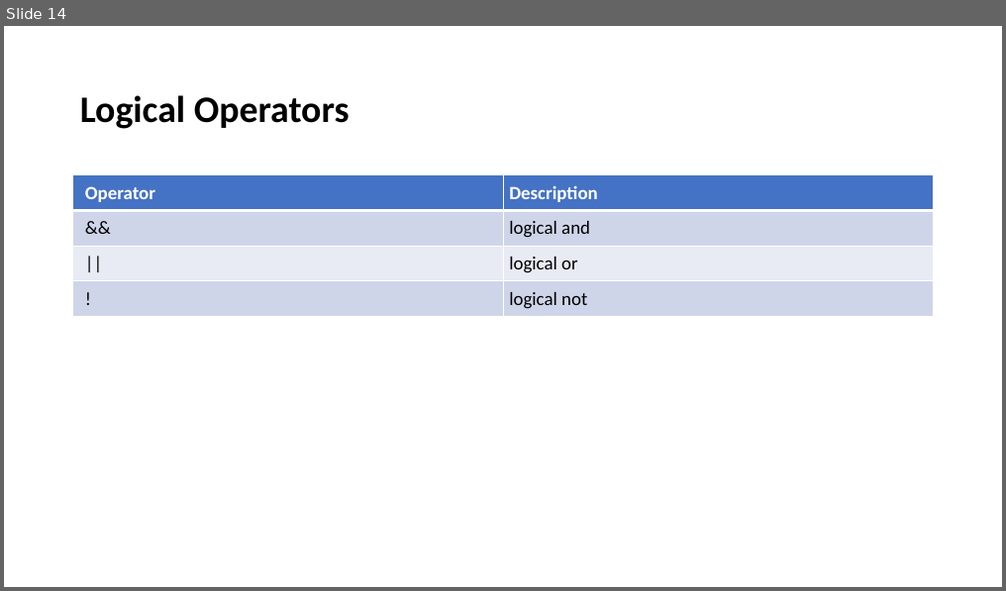
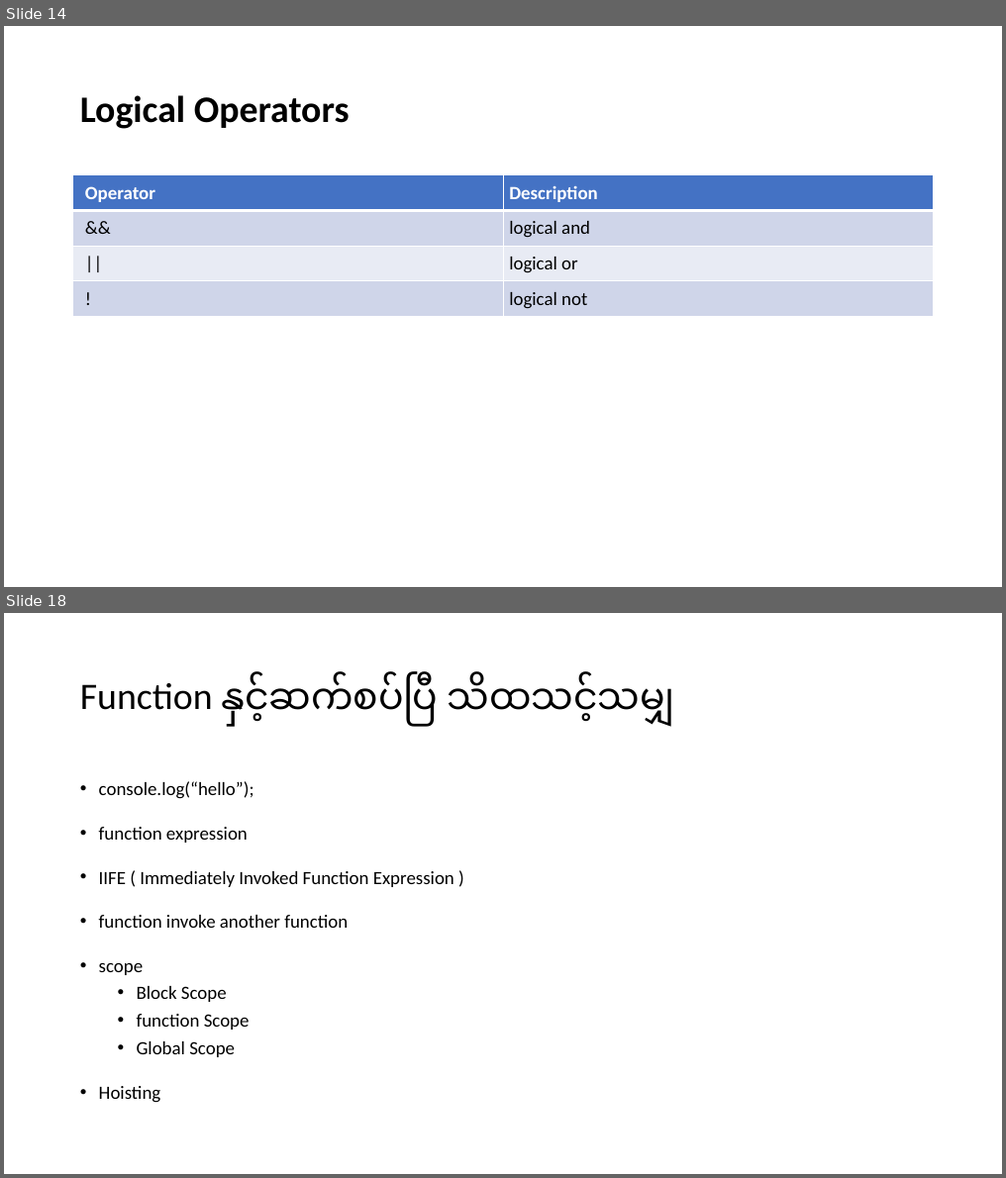
Before and after one commit to yellhtetaung/mmsitbwd4, a slide deck: JavaScript.pptx. Shown one above the other, each under a label of ours: slide 14 before the commit, slides 14 and 18 after it; the slides between them are not shown. The pictures are 1006x591 and 1006x1178 pixels, drawn with LibreOffice and Linux fonts; fonts in the diff are those of the drawing. Boxes give left, top, right and bottom in pixels: in the first picture for what was removed or moved away, otherwise in the second. Text is boxed around its words. In the diff, an @@ line names an element or a change of style, - is before the commit and + after.

```diff
--- a/JavaScript.pptx
+++ b/JavaScript.pptx
@@ slide 18 added at box(4, 613, 1002, 1174), background #FFFFFF @@
@@ title added at box(80, 671, 674, 727), 36 pt, text #000000 @@
+Function နှင့်ဆက်စပ်ပြီး သိထားသင့်သမျှ
@@ text added at box(99, 781, 454, 1103), 18 pt, text #000000 @@
+• console.log(“hello”);
+• function expression
+• IIFE ( Immediately Invoked Function Expression )
+• function invoke another function
+• scope
+  • Block Scope
+  • function Scope
+  • Global Scope
+• Hoisting
```
Also in this commit, not shown: 10 other slides added, 7 other files.
